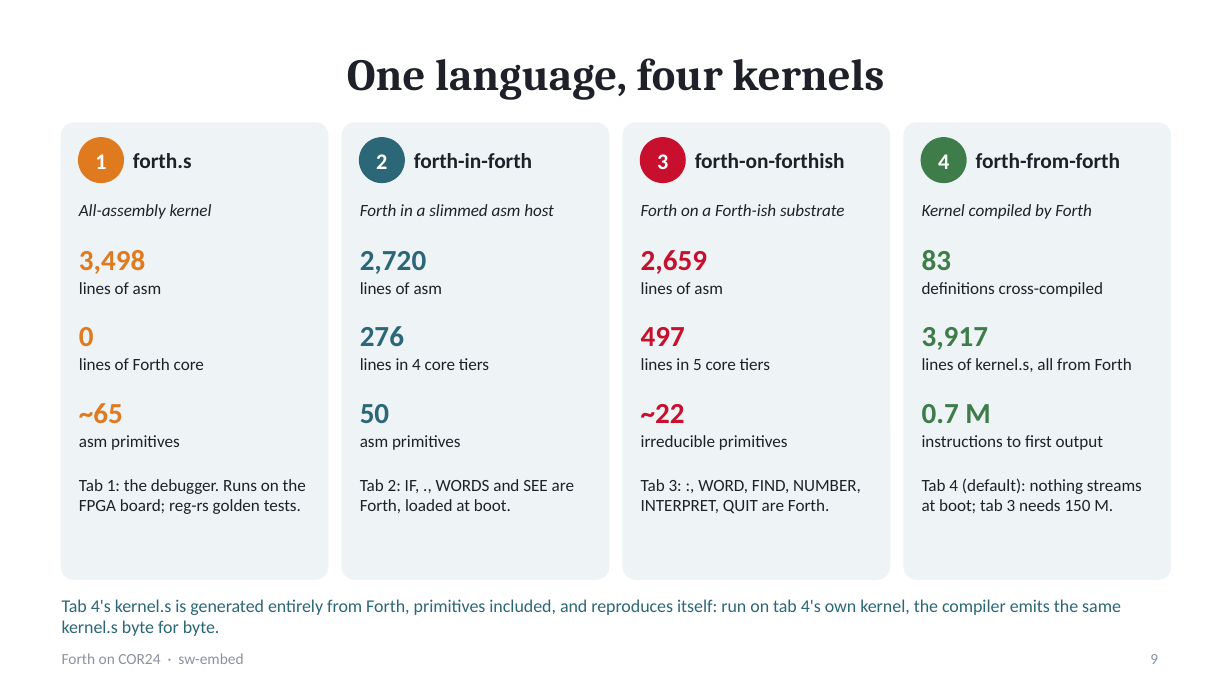
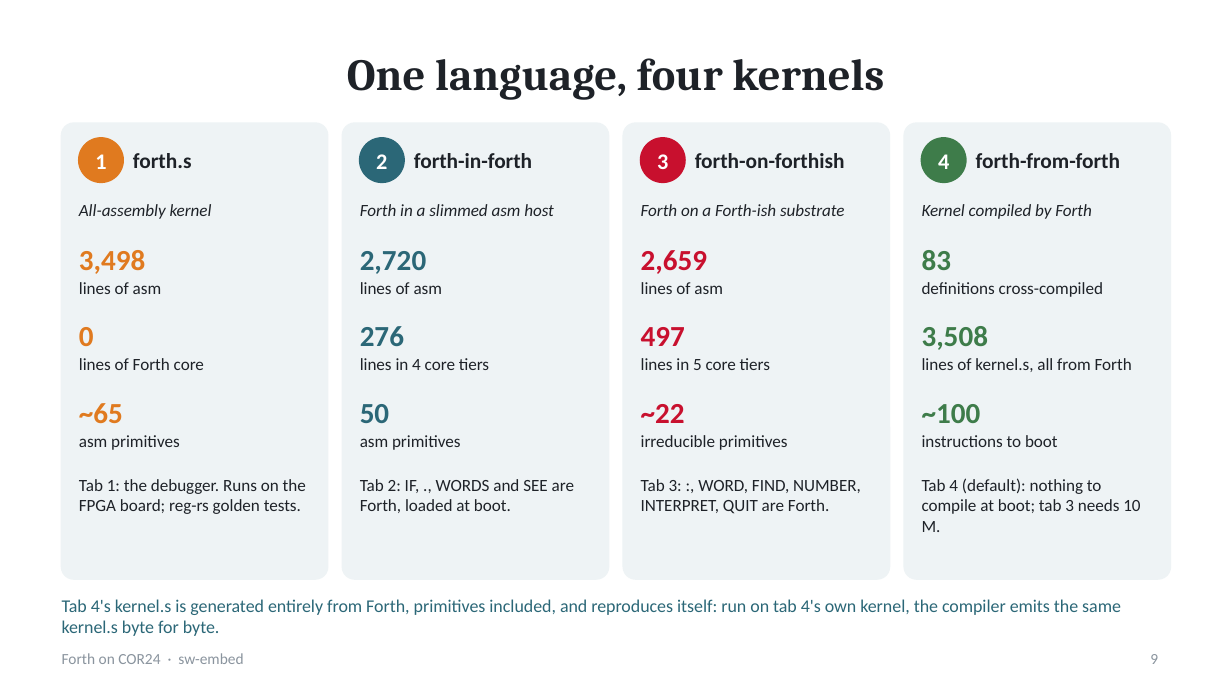
Before and after one commit to sw-embed/sw-cor24-forth, a slide deck: slide 9 of docs/presentation/forth-on-cor24.pptx. Drawn at 1232x693 pixels with LibreOffice and Linux fonts; fonts in the diff are those of the drawing. Boxes give left, top, right and bottom in pixels: in the first picture for what was removed or moved away, otherwise in the second. Text is boxed around its words. In the diff, an @@ line names an element or a change of style, - is before the commit and + after.

```diff
--- a/docs/presentation/forth-on-cor24.pptx
+++ b/docs/presentation/forth-on-cor24.pptx
@@ text at [922, 326, 988, 350]: text changed @@
-3,917
+3,508
@@ text at [922, 404, 981, 423]: text changed @@
-0.7 M
+~100
@@ text at [922, 435, 1058, 447]: text changed @@
-instructions to first output
+instructions to boot
@@ text at [922, 478, 1140, 532]: text changed @@
-Tab 4 (default): nothing streams at boot; tab 3 needs 150 M.
+Tab 4 (default): nothing to compile at boot; tab 3 needs 10 M.
```
Also in this commit, not shown: 3 other slides changed, 7 other files.
